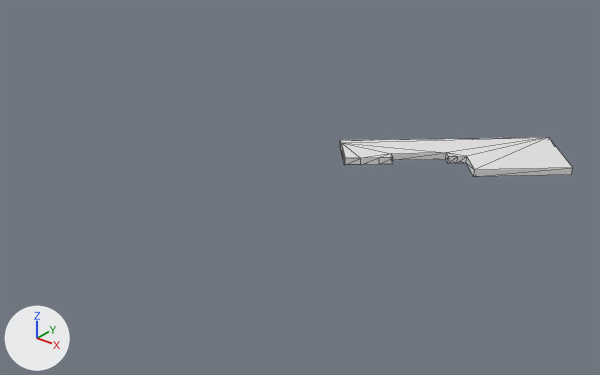
Renders of the glTF model game/world/tile_-3_7.glb from each side of a commit.
Before and after are seen from a 50 mm lens placed at (-181.0, -2407.0, 305.0), pointed at (-596.0, -1888.0, -17.0). The lights are fixed; the arrows at lower left show +X, +Y and +Z. The picture after the commit comes second. Mesh edges are drawn as thin lines. Where no turn or scale is listed for an object, it has been applied to the vertices.

The older version as bpy lines, for what is in view:
```python
me_buildings = bpy.data.meshes.new('buildings')
me_buildings.from_pydata(...)  # 34 vertices, 64 faces; spans x -600.0..-406.0, y -1854.0..-1694.0, z 0.0..6.0
ob_buildings = bpy.data.objects.new('buildings', me_buildings)
ob_buildings.location = (0.0, 0.0, 0.0)
```
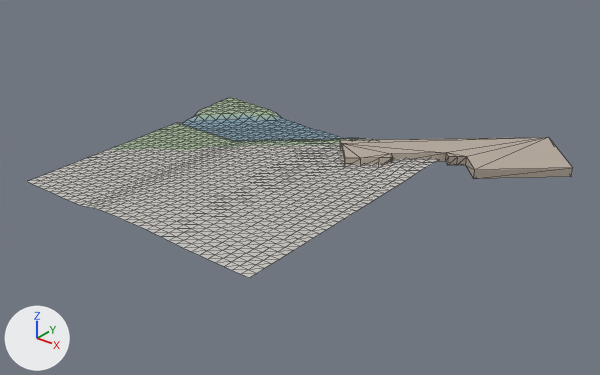
Location of each change, [x1, y1, x2, y2] in pixels of the pictures (600 x 375 px):
```json
{"object": "terrain", "change": "added", "after": [27, 97, 439, 278]}
{"object": "buildings", "change": "recoloured", "before": [340, 137, 573, 177], "after": [340, 137, 573, 177], "on screen": "white to grey"}
```

Scene script edits in JSON lines:
```json
{"op": "add", "block": "mat_defaultmaterial", "code": ["mat_defaultmaterial = bpy.data.materials.new('DefaultMaterial')", "mat_defaultmaterial.use_nodes = True; mat_defaultmaterial.node_tree.nodes.clear()", "_N = mat_defaultmaterial.node_tree.nodes; _L = mat_defaultmaterial.node_tree.links", "n0 = _N.new('ShaderNodeOutputMaterial'); n0.name = 'Material Output'", "n1 = _N.new('ShaderNodeBsdfPrincipled'); n1.name = 'Principled BSDF'", "n2 = _N.new('ShaderNodeVertexColor'); n2.name = 'Color Attribute'", "_L.new(n1.outputs[0], n0.inputs[0])  # 'BSDF' to 'Surface'", "_L.new(n2.outputs[0], n1.inputs[0])  # 'Color' to 'Base Color'"]}
{"op": "add", "block": "mat_defaultmaterial_002", "code": ["mat_defaultmaterial_002 = bpy.data.materials.new('DefaultMaterial.002')", "mat_defaultmaterial_002.use_nodes = True; mat_defaultmaterial_002.node_tree.nodes.clear()", "_N = mat_defaultmaterial_002.node_tree.nodes; _L = mat_defaultmaterial_002.node_tree.links", "n0 = _N.new('ShaderNodeOutputMaterial'); n0.name = 'Material Output'", "n1 = _N.new('ShaderNodeBsdfPrincipled'); n1.name = 'Principled BSDF'", "n2 = _N.new('ShaderNodeVertexColor'); n2.name = 'Color Attribute'", "_L.new(n1.outputs[0], n0.inputs[0])  # 'BSDF' to 'Surface'", "_L.new(n2.outputs[0], n1.inputs[0])  # 'Color' to 'Base Color'"]}
{"block": "me_buildings", "where": "# used by ob_buildings; location = (0.0, 0.0, 0.0)"}
{"op": "remove", "block": "me_buildings", "code": "me_buildings.from_pydata(...)  # 34 vertices, 64 faces; spans x -600.0..-406.0, y -1854.0..-1694.0, z 0.0..6.0"}
{"op": "add", "block": "me_buildings", "code": "me_buildings.from_pydata(...)  # 34 vertices, 64 faces; spans x -600.0..-406.0, y -1854.0..-1694.0, z -2.0..6.0"}
{"block": "me_buildings", "change": "me_buildings part 1: vertex colours changed"}
{"block": "me_buildings", "change": "edits to the shape of me_buildings do not show in these pictures"}
{"op": "add", "block": "me_buildings", "code": "me_buildings.materials.append(mat_defaultmaterial)"}
{"op": "add", "block": "me_terrain", "code": ["me_terrain = bpy.data.meshes.new('terrain')", "me_terrain.from_pydata(...)  # 1089 vertices, 2048 faces; spans x -768.0..-512.0, y -2048.0..-1792.0, z -5.0..3.0", "me_terrain.materials.append(mat_defaultmaterial_002)"]}
{"op": "add", "block": "ob_terrain", "code": ["ob_terrain = bpy.data.objects.new('terrain', me_terrain)", "ob_terrain.location = (0.0, 0.0, 0.0)"]}
```
